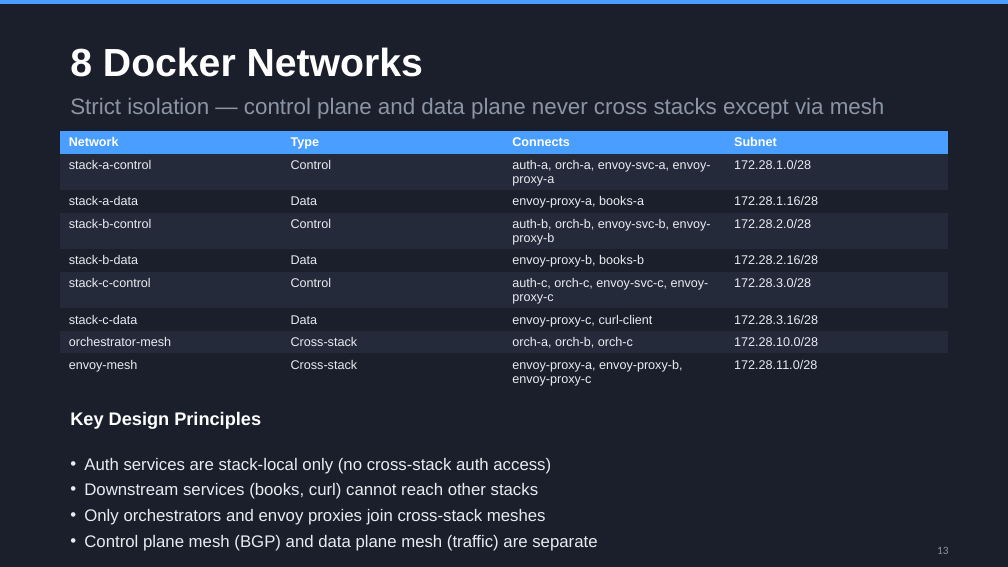
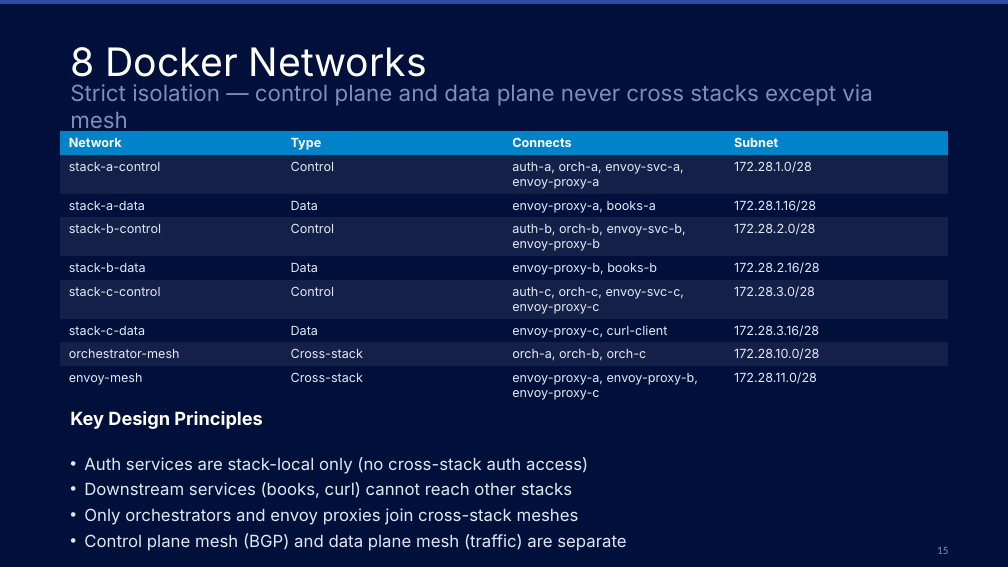
Before and after one commit to orbisoperations/catalyst-router, a slide deck: slide 15 of docker-compose/catalyst-router-deck.pptx (slide 13 before the commit). Drawn at 1008x567 pixels with LibreOffice and Linux fonts; fonts in the diff are those of the drawing. Boxes give left, top, right and bottom in pixels: in the first picture for what was removed or moved away, otherwise in the second. Text is boxed around its words. In the diff, an @@ line names an element or a change of style, - is before the commit and + after.

```diff
--- a/docker-compose/catalyst-router-deck.pptx
+++ b/docker-compose/catalyst-router-deck.pptx
@@ background #1B1F2B to #01103B @@
@@ rectangle at (0,0,1008,4): fill #4A9EFF to #2D4BA9 @@
@@ text "8 Docker Networks" at (70,47,427,77): font Arial to Inter, bold off @@
@@ text "Strict isolation — control plane ..." at (70,84,873,134): font Arial to Inter, text colour #8B95A5 to #7B8FB8 @@
@@ table at (60,131,948,404) @@
@@ fill #4A9EFF to #0183CA in row 1 @@
@@ fill #252A3A to #152048 in 16 cells @@
@@ fill #1B1F2B to #01103B in 16 cells @@
@@ font Arial to Inter, text colour #E8ECF1 to #E0E8F5 @@
@@ text "Key Design Principles" at (70,411,262,429): font Arial to Inter @@
@@ text "Auth services are stack-local only ..." at (84,457,626,551): font Arial to Inter, text colour #E8ECF1 to #E0E8F5 @@
@@ page number at (937,547,948,554): text changed; text colour #8B95A5 to #7B8FB8 @@
-13
+15
```
Also in this commit, not shown: 15 other slides changed, 2 slides added, 1 other file.
